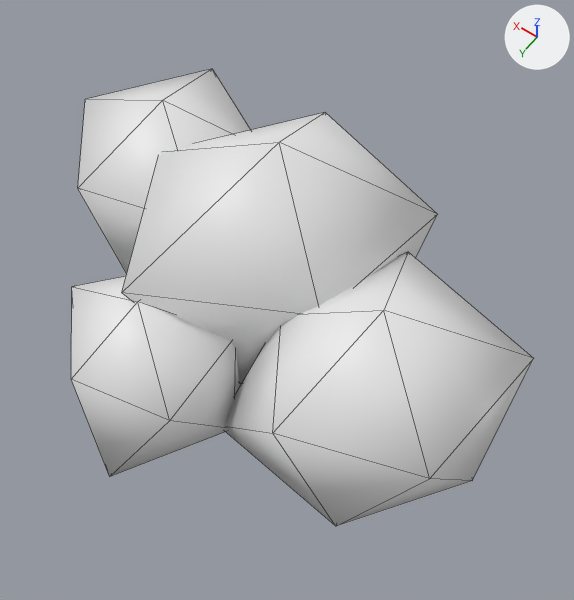
Before and after pictures for a commit that changed the glTF model models/variants/bush_low_v4.glb.
Rendered twice from a 50 mm camera at (-0.8, 1.092, 1.77) aimed at (-0.076, 0.078, 0.177). Lighting does not change. The marker at upper right points along +X, +Y and +Z. The picture after the commit comes second. Mesh edges are drawn as thin lines. Vertices at exactly the same position are counted once.

In view in the first picture: 'Bush'.
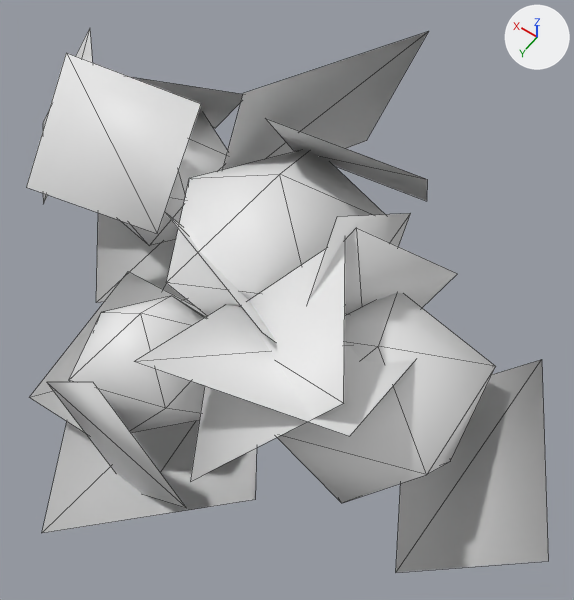
Where the change shows, as pixel boxes (x1, y1, x2, y2) in the pictures (574 x 600 px; the box of a moved part takes in the faces that stretch with it):
```json
{"object": "Bush", "change": "reshaped", "before": [71, 69, 534, 526], "after": [26, 29, 548, 572], "on screen": "13% wider, 19% taller"}
{"part": 1, "of": "me_blob0", "change": "moved or reshaped", "before": [122, 112, 438, 384], "after": [166, 151, 385, 316]}
{"part": 2, "of": "me_blob0", "change": "rebuilt", "before": [225, 252, 534, 526], "after": [277, 293, 496, 503], "on screen": "29% narrower, 23% shorter"}
{"part": 3, "of": "me_blob0", "change": "rebuilt", "before": [78, 69, 250, 273], "after": [121, 112, 228, 246]}
{"part": 4, "of": "me_blob0", "change": "rebuilt", "before": [71, 276, 241, 476], "after": [69, 296, 205, 433]}
{"part": 5, "of": "me_blob0", "change": "added", "after": [26, 29, 548, 572]}
```

Edits to the scene script, one JSON object a line:
```json
{"block": "me_blob0", "where": "# used by ob_bush; location = (0.0, 0.0, 0.0)"}
{"op": "remove", "block": "me_blob0", "code": "me_blob0.from_pydata(...)  # 48 vertices, 80 faces; spans x -0.682..0.769, y -0.42..0.664, z -0.09..0.602"}
{"op": "add", "block": "me_blob0", "code": "me_blob0.from_pydata(...)  # 116 vertices, 114 faces; spans x -0.892..0.988, y -0.634..0.828, z -0.169..0.612"}
{"block": "me_blob0", "change": "me_blob0 part 1: the loose piece of 12 vertices spanning x -0.31..0.387, y -0.379..0.412, z -0.078..0.602 is scaled about its middle by 0.75, then moved by (-0.01, -0.004, -0.01)"}
{"block": "me_blob0", "change": "me_blob0 part 2: the loose piece of 12 vertices spanning x -0.682..-0.108, y -0.113..0.47, z -0.09..0.512 is rebuilt with 12 vertices and now spans x -0.622..-0.215, y -0.027..0.463, z 0.025..0.387"}
{"block": "me_blob0", "change": "me_blob0 part 3: the loose piece of 12 vertices spanning x 0.166..0.769, y -0.42..0.207, z -0.022..0.449 is rebuilt with 12 vertices and now spans x 0.245..0.681, y -0.305..0.119, z 0.018..0.351"}
{"block": "me_blob0", "change": "me_blob0 part 4: the loose piece of 12 vertices spanning x -0.148..0.34, y 0.115..0.664, z -0.059..0.374 is rebuilt with 12 vertices and now spans x -0.107..0.269, y 0.185..0.592, z 0.01..0.333"}
{"block": "me_blob0", "change": "me_blob0 part 5"}
{"block": "me_blob0", "change": "68 vertices are added at x -0.892..0.988, y -0.634..0.828, z -0.169..0.612"}
{"block": "me_blob0", "change": "34 new faces join them"}
```
